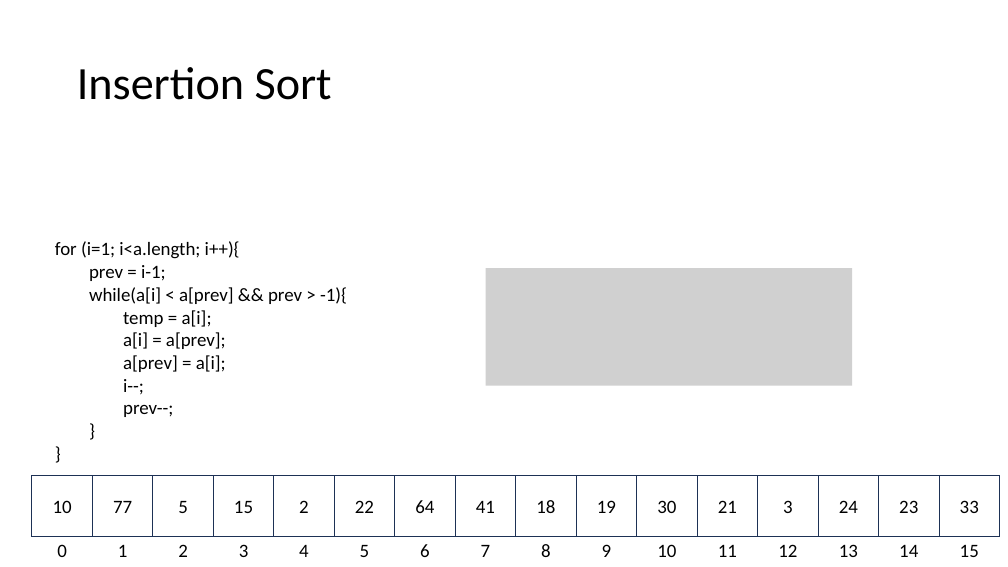
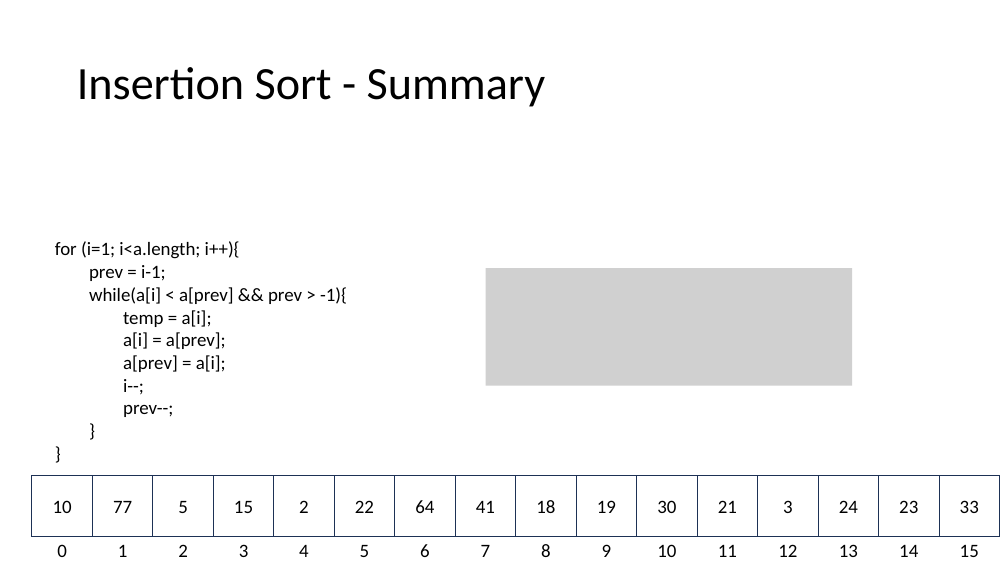
Before and after one commit to natebrunelle/cse332, a slide deck: slide 23 of markdown/files/slides/lecture12_sorting1.pptx. Drawn at 1008x567 pixels with LibreOffice and Linux fonts; fonts in the diff are those of the drawing; grey boxes stand for pictures. Boxes give left, top, right and bottom in pixels: in the first picture for what was removed or moved away, otherwise in the second. Text is boxed around its words. In the diff, an @@ line names an element or a change of style, - is before the commit and + after.

```diff
--- a/markdown/files/slides/lecture12_sorting1.pptx
+++ b/markdown/files/slides/lecture12_sorting1.pptx
@@ title at [77, 67, 546, 107]: text changed @@
-Insertion Sort
+Insertion Sort - Summary
```
Also in this commit, not shown: 11 other slides changed, 27 slides removed, 11 other files.
